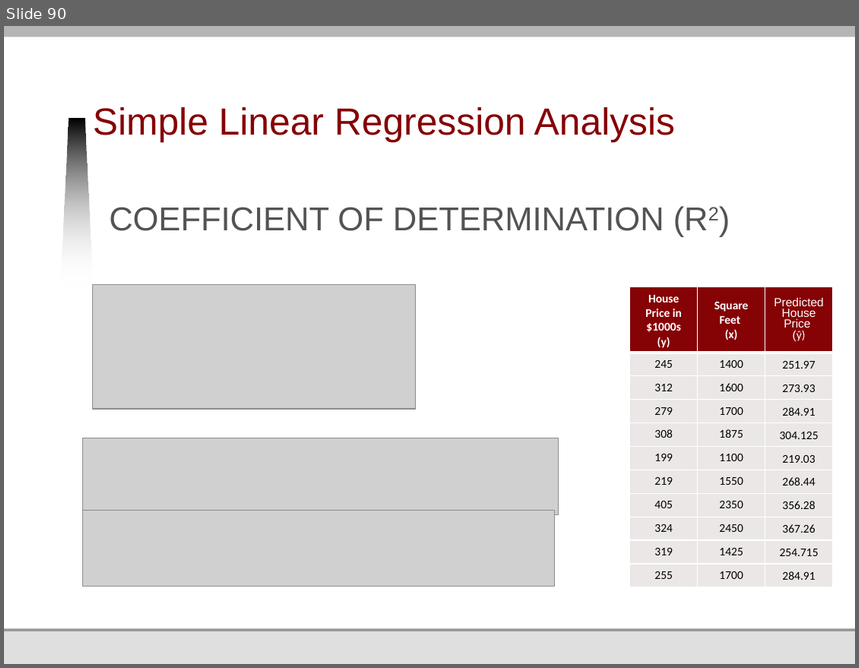
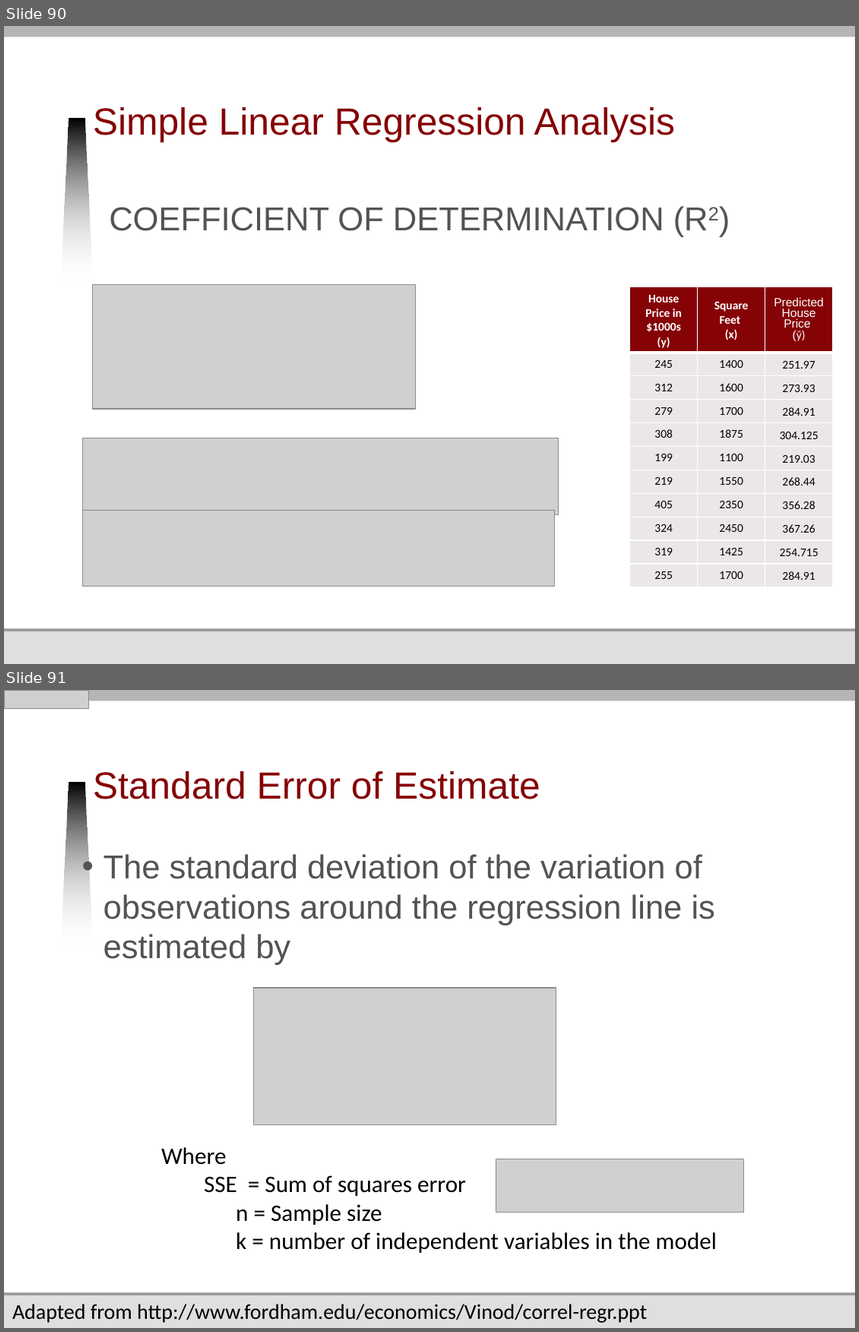
Before and after one commit to jmankoff/data, a slide deck: Lectures/9 Correlation and Regression.pptx. Shown one above the other, each under a label of ours: slide 90 before the commit, slides 90 and 91 after it. The pictures are 859x668 and 859x1332 pixels, drawn with LibreOffice and Linux fonts; fonts in the diff are those of the drawing; grey boxes stand for pictures; background and template pictures are left out. Boxes give left, top, right and bottom in pixels: in the first picture for what was removed or moved away, otherwise in the second. Text is boxed around its words. In the diff, an @@ line names an element or a change of style, - is before the commit and + after.

Commit message:
added material on how to show causality and std error

```diff
--- a/Lectures/9 Correlation and Regression.pptx
+++ b/Lectures/9 Correlation and Regression.pptx
@@ slide 91 added at <box>4,690,855,1328</box>, background #FFFFFF; not listed: 6 template elements that a slide beside it also shows @@
@@ picture added at <box>4,690,89,709</box> @@
@@ title added at <box>93,771,541,799</box>, 32 pt, text #850205 @@
+Standard Error of Estimate
@@ text added at <box>104,854,715,965</box>, 28 pt, text #535353 @@
+• The standard deviation of the variation of observations around the regression line is estimated by
@@ picture added at <box>253,988,557,1125</box> @@
@@ text added at <box>161,1148,717,1253</box>, 20 pt, text #000000 @@
+Where
+SSE = Sum of squares error
+n = Sample size
+k = number of independent variables in the model
@@ picture added at <box>496,1159,743,1213</box> @@
@@ text added at <box>12,1304,647,1323</box>, 18 pt, text #000000 @@
+Adapted from http://www.fordham.edu/economics/Vinod/correl-regr.ppt
```
Also in this commit, not shown: 2 slides changed, 7 other slides added, 1 slide removed.
